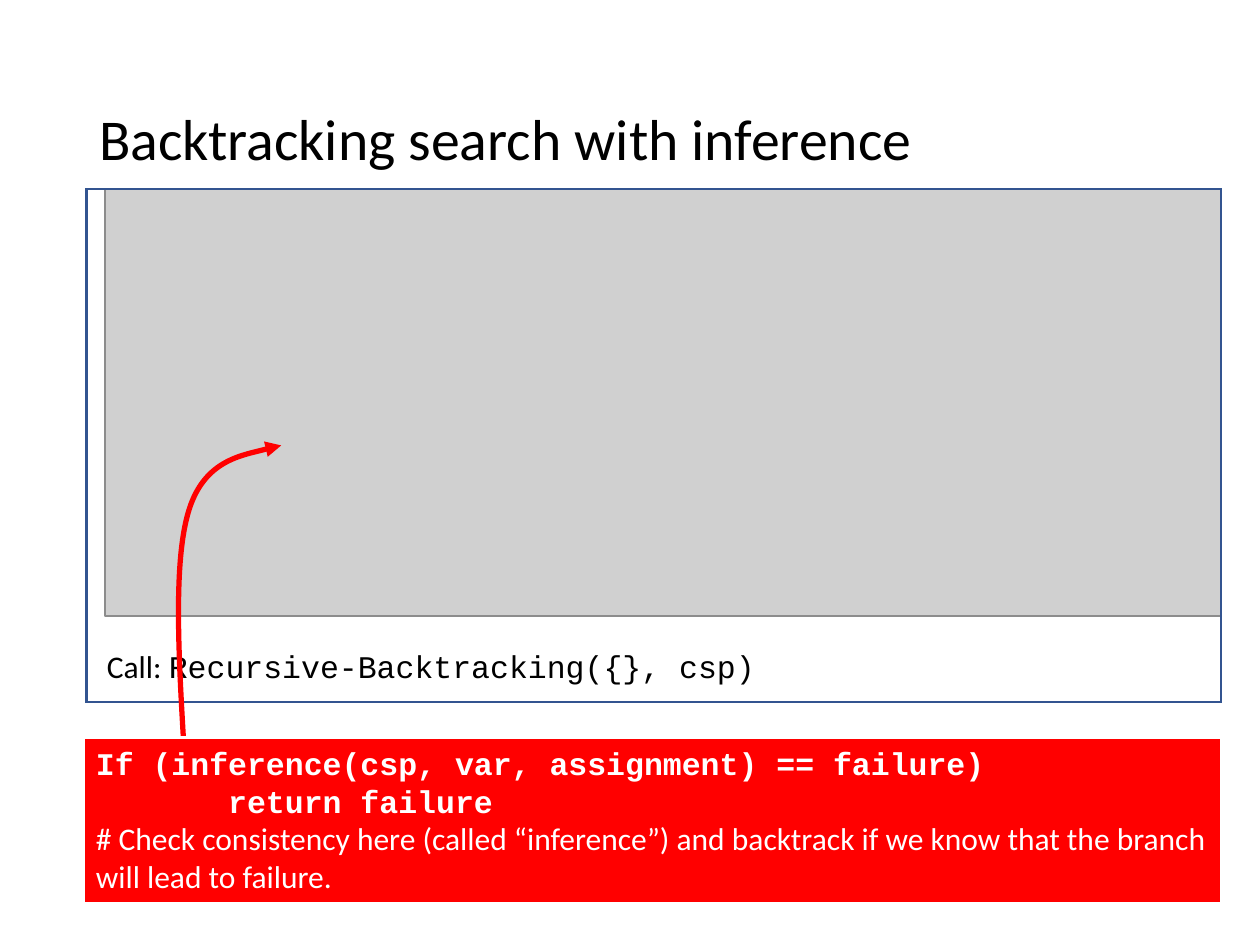
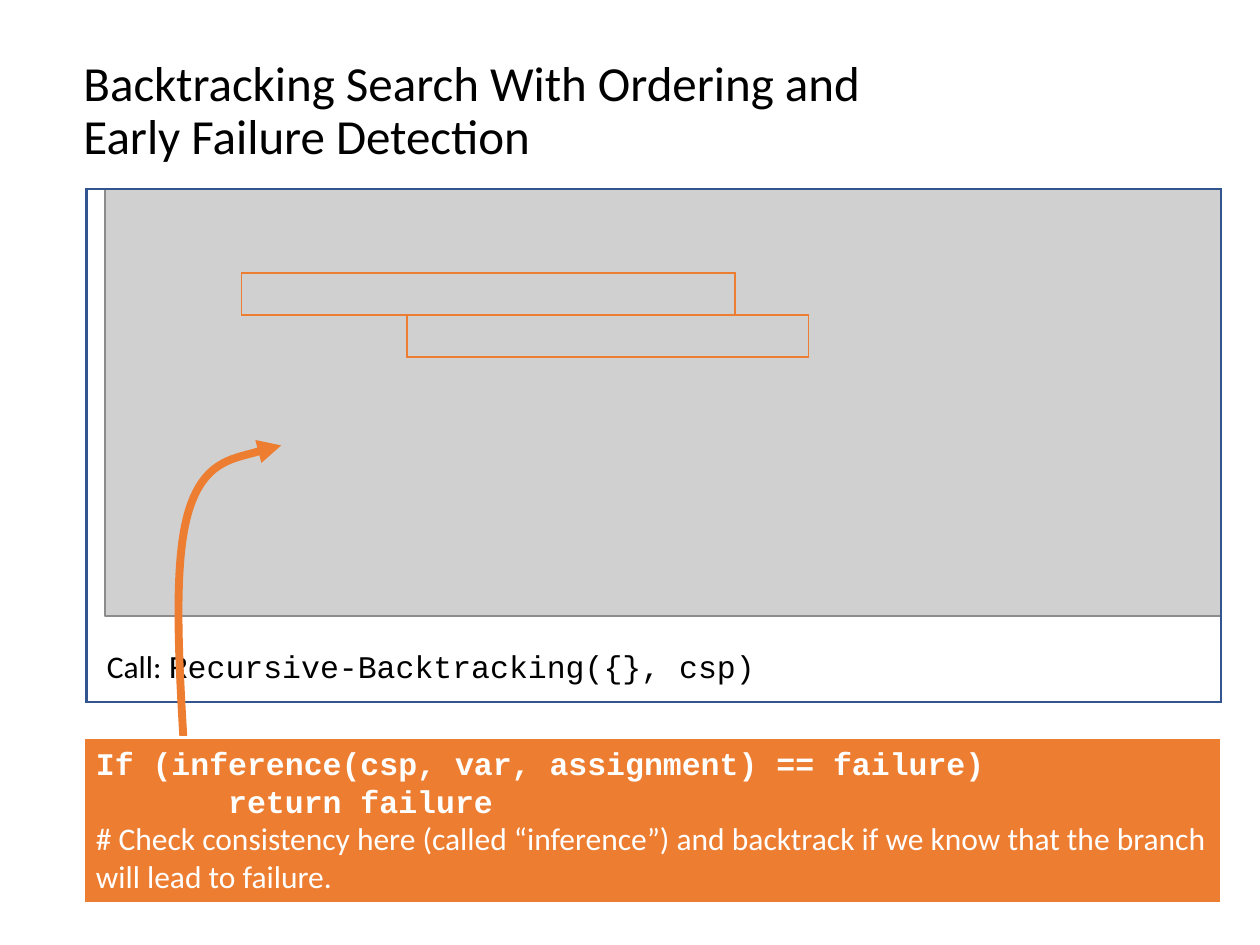
Before and after one commit to mhahsler/CS7320-AI, a slide deck: slide 18 of slides/06_CSP.pptx. Drawn at 1260x945 pixels with LibreOffice and Linux fonts; fonts in the diff are those of the drawing; grey boxes stand for pictures. Boxes give left, top, right and bottom in pixels: in the first picture for what was removed or moved away, otherwise in the second. Text is boxed around its words. In the diff, an @@ line names an element or a change of style, - is before the commit and + after.

```diff
--- a/slides/06_CSP.pptx
+++ b/slides/06_CSP.pptx
@@ title at (x1=83, y1=67, x2=860, y2=162): text changed; size 33 to 28 pt @@
-Backtracking search with inference
+Backtracking Search With Ordering and
+Early Failure Detection
@@ rectangle added at (x1=242, y1=273, x2=736, y2=315), outline #ED7D31 1 pt @@
@@ rectangle added at (x1=407, y1=315, x2=809, y2=357), outline #ED7D31 1 pt @@
@@ freeform shape at (x1=179, y1=446, x2=282, y2=756): outline #FF0000 3 pt to #ED7D31 4.5 pt @@
@@ rectangle "If (inference(csp, var, assignment) == ..." at (x1=83, y1=737, x2=1221, y2=902): fill #FF0000 to #ED7D31 @@
```
Also in this commit, not shown: 11 other slides changed, 1 other file.
